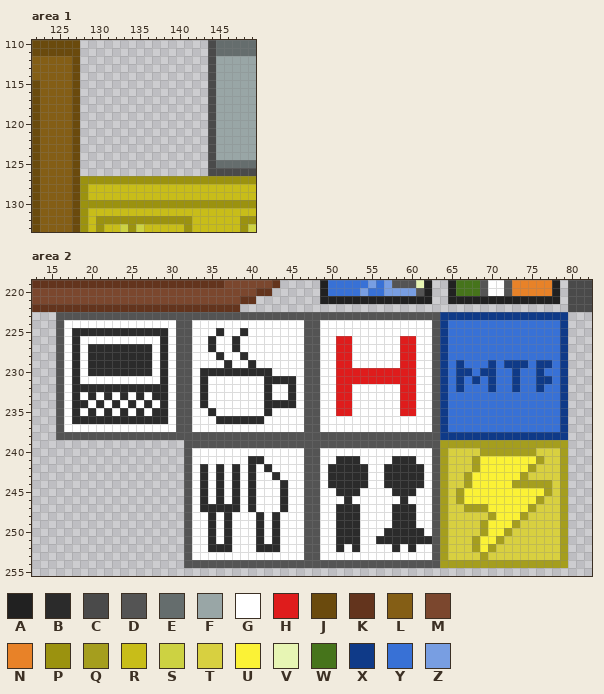
A pixel-art file gets an edit: Art/Pixel Art/ASE/Tiles/Environment Addons.ase. That is the earlier state.
256x256 pixels, 1 frame. Colours within 5 levels of each other are drawn and written as one. Shown: area 1: x 122..149, y 110..133; area 2: x 13..82, y 219..255. The commit also changed other parts of the picture, which this record leaves out.
Palette (. is transparent): A #212121  B #2b2b2b  C #4a4a4a  D #545454  E #656d6d  F #99a6a6  G #ffffff  H #df1c1c  J #6a4a0d  K #63341d  L #845e15  M #7b472e  N #e88228  P #9b920f  Q #a59e1e  R #c8bd19  S #cdd242  T #d8d040  U #fbf236  V #e7f5b4  W #46741b  X #0f3a88  Y #3871d6  Z #789ee2
Pixels before, area 1, first column x 122:
110 JJJJJJ................CEEEEE
111 JJJJJJ................CEEEEE
112 LLLLLJ................CFFFFF
113 LLLLLJ................CFFFFF
114 LLLLLJ................CFFFFF
115 JLLLLJ................CFFFFF
116 JLLLLJ................CFFFFF
117 JLLLLJ................CFFFFF
118 JLLLLJ................CFFFFF
119 JLLLLJ................CFFFFF
120 JLLLLJ................CFFFFF
121 JLLLLJ................CFFFFF
122 JLLLLJ................CFFFFF
123 JLLLLJ................CFFFFF
124 JLLLLJ................CFFFFF
125 JLLLLJ................CEEEEE
126 JLLLLJ................CCCCCC
127 JLLLLJPPPPPPPPPPPPPPPPPPPPPP
128 JLLLLJPRRRRRRRRRRRRRRRRRRRRR
129 JLLLLJPRRRRRRRRRRRRRRRRRRRRR
130 JLLLLJPPPPPPPPPPPPPPPPPPPPPP
131 JLLLLJPRRRRRRRRRRRRRRRRRRRRR
132 JLLLLJPRPPPPPPPPPPPPRRRRRRPP
133 JLLLLJPRPRRSPSRRRRRPRRRRRRPS
Pixels before, area 2 (only the part around the change), first column x 13:
219 KKKKKKKKKKKKKKKKKKKKKKKKMMMMMMK.....AYYYYYZYZDDDVA..AWWWDGGDNNNNNA.CCC
220 MMMMMMMMMMMMMMMMMMMMMMMMMMMMKK......AYYYYZYYZZZZDA..AWWWDGGDNNNNNA.CCC
221 MMMMMMMMMMMMMMMMMMMMMMMMMMKK........AAAAAAAAAAAAAA..AAAAAAAAAAAAAA.CCC
222 KKKKKKKKKKKKKKKKKKKKKKKKKK.........................................CCC
223 ...DDDDDDDDDDDDDDDDDDDDDDDDDDDDDDDDDDDDDDDDDDDDDDDDXXXXXXXXXXXXXXXX...
224 ...DGGGGGGGGGGGGGGDDGGGGGGGGGGGGGGDDGGGGGGGGGGGGGGDXYYYYYYYYYYYYYYX...
225 ...DGBBBBBBBBBBBBGDDGGGBGGBGGGGGGGDDGGGGGGGGGGGGGGDXYYYYYYYYYYYYYYX...
226 ...DGBGGGGGGGGGGBGDDGGBGGBGGGGGGGGDDGGHHGGGGGGHHGGDXYYYYYYYYYYYYYYX...
227 ...DGBGBBBBBBBBGBGDDGGBGGBGGGGGGGGDDGGHHGGGGGGHHGGDXYYYYYYYYYYYYYYX...
228 ...DGBGBBBBBBBBGBGDDGGGBGGBGGGGGGGDDGGHHGGGGGGHHGGDXYYYYYYYYYYYYYYX...
229 ...DGBGBBBBBBBBGBGDDGGGGBGGBGGGGGGDDGGHHGGGGGGHHGGDXYXYYYXYXXXYXXYX...
230 ...DGBGBBBBBBBBGBGDDGBBBBBBBBBGGGGDDGGHHHHHHHHHHGGDXYXXYXXYYXYYXYYX...
231 ...DGBGGGGGGGGGGBGDDGBGGGGGGGBBBBGDDGGHHHHHHHHHHGGDXYXYXYXYYXYYXXYX...
232 ...DGBBBBBBBBBBBBGDDGBGGGGGGGBGGBGDDGGHHGGGGGGHHGGDXYXYYYXYYXYYXYYX...
233 ...DGBGBGBGBGBGBBGDDGBGGGGGGGBGGBGDDGGHHGGGGGGHHGGDXYYYYYYYYYYYYYYX...
234 ...DGBBGBGBGBGBGBGDDGBGGGGGGGBBBBGDDGGHHGGGGGGHHGGDXYYYYYYYYYYYYYYX...
235 ...DGBGBGBGBGBGBBGDDGGBGGGGGGBGGGGDDGGHHGGGGGGHHGGDXYYYYYYYYYYYYYYX...
236 ...DGBBBBBBBBBBBBGDDGGGBBBBBBGGGGGDDGGGGGGGGGGGGGGDXYYYYYYYYYYYYYYX...
237 ...DGGGGGGGGGGGGGGDDGGGGGGGGGGGGGGDDGGGGGGGGGGGGGGDXYYYYYYYYYYYYYYX...
238 ...DDDDDDDDDDDDDDDDDDDDDDDDDDDDDDDDDDDDDDDDDDDDDDDDXXXXXXXXXXXXXXXX...
239 ...................DDDDDDDDDDDDDDDDDDDDDDDDDDDDDDDDQQQQQQQQQQQQQQQQ...
240 ...................DGGGGGGGGGGGGGGDDGGGGGGGGGGGGGGDQTTTTQQQQQQQTTTQ...
241 ...................DGGGGGGGBBGGGGGDDGGBBBGGGGBBBGGDQTTTQUUUUUUUQTTQ...
242 ...................DGBGBGBGBGBGGGGDDGBBBBBGGBBBBBGDQTTTQUUUUUUQTTTQ...
243 ...................DGBGBGBGBGGBGGGDDGBBBBBGGBBBBBGDQTTQUUUUUUQTTTTQ...
244 ...................DGBGBGBGBGGGBGGDDGBBBBBGGBBBBBGDQTTQUUUUUQQQQQTQ...
245 ...................DGBGBGBGBGGGBGGDDGGBBBGGGGBBBGGDQTQUUUUUUUUUUQTQ...
246 ...................DGBGBGBGBGGGBGGDDGGGBGGGGGGBGGGDQTQUUUUUUUUUQTTQ...
247 ...................DGBBBBBGBGGGBGGDDGGBBBGGGGBBBGGDQTTQQQUUUUUQTTTQ...
248 ...................DGGBGBGGGBGBGGGDDGGBBBGGGGBBBGGDQTTTTTQUUUQTTTTQ...
249 ...................DGGBGBGGGBGBGGGDDGGBBBGGGGBBBGGDQTTTTQUUUQTTTTTQ...
250 ...................DGGBGBGGGBGBGGGDDGGBBBGGGBBBBBGDQTTTTQUUQTTTTTTQ...
251 ...................DGGBGBGGGBGBGGGDDGGBBBGGBBBBBBBDQTTTQUUQTTTTTTTQ...
252 ...................DGGBBBGGGBBBGGGDDGGBGBGGGGBGBGGDQTTTQUQTTTTTTTTQ...
253 ...................DGGGGGGGGGGGGGGDDGGGGGGGGGGGGGGDQTTTTQTTTTTTTTTQ...
254 ...................DDDDDDDDDDDDDDDDDDDDDDDDDDDDDDDDQQQQQQQQQQQQQQQQ...
255 ......................................................................
The result:
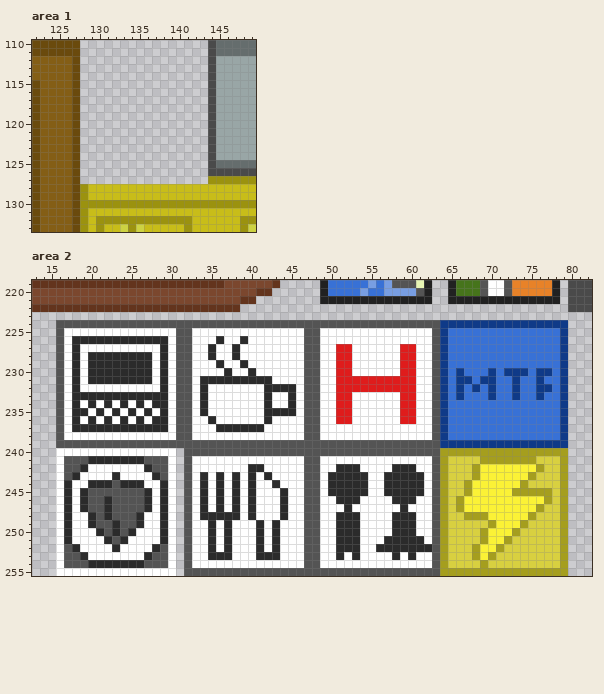
From old to new:
Area 1:
y 127: x 128..143 PPPPPPPPPPPPPPPP -> ................
Area 2:
y 223: x 16..79 DDDDDDDDDDDDDDDDDDDDDDDDDDDDDDDDDDDDDDDDDDDDDDDDXXXXXXXXXXXXXXXX -> ................................................................
y 224: x 17..30 GGGGGGGGGGGGGG -> DDDDDDDDDDDDDD; x 33..46 GGGGGGGGGGGGGG -> DDDDDDDDDDDDDD; x 49..62 GGGGGGGGGGGGGG -> DDDDDDDDDDDDDD; x 65..78 YYYYYYYYYYYYYY -> XXXXXXXXXXXXXX
y 225: x 18..29 BBBBBBBBBBBB -> GGGGGGGGGGGG; x 36 B -> G; x 39 B -> G
y 226: x 19..28 GGGGGGGGGG -> BBBBBBBBBB; x 35..36 BG -> GB; x 38..39 BG -> GB; x 51..52 HH -> GG; x 59..60 HH -> GG
y 227: x 20..27 BBBBBBBB -> GGGGGGGG
y 228: x 35..36 GB -> BG; x 38..39 GB -> BG
y 229: x 36..37 GB -> BG; x 39..40 GB -> BG; x 66 X -> Y; x 70 X -> Y; x 72..74 XXX -> YYY; x 76..77 XX -> YY
y 230: x 34..36 BBB -> GGG; x 38..39 BB -> GG; x 41..42 BB -> GG; x 53..58 HHHHHH -> GGGGGG; x 67 X -> Y; x 69 X -> Y; x 72 Y -> X; x 74 Y -> X; x 77 Y -> X
y 231: x 20..27 GGGGGGGG -> BBBBBBBB; x 35..41 GGGGGGG -> BBBBBBB; x 43..45 BBB -> GGG; x 67..69 YXY -> XYX; x 77 X -> Y
y 232: x 19..28 BBBBBBBBBB -> GGGGGGGGGG; x 43..44 GG -> BB; x 53..58 GGGGGG -> HHHHHH; x 68 Y -> X; x 77 Y -> X
y 233: x 19 G -> B; x 21 G -> B; x 23 G -> B; x 25 G -> B; x 27 G -> B; x 66 Y -> X; x 70 Y -> X; x 73 Y -> X; x 76 Y -> X
y 234: x 19..28 BGBGBGBGBG -> GBGBGBGBGB; x 43..44 BB -> GG
y 235: x 19..28 GBGBGBGBGB -> BGBGBGBGBG; x 34..35 GB -> BG; x 43..45 GGG -> BBB
y 236: x 19 B -> G; x 21 B -> G; x 23 B -> G; x 25 B -> G; x 27 B -> G; x 35..42 GBBBBBBG -> BGGGGGGB; x 51..52 GG -> HH; x 59..60 GG -> HH
y 237: x 18..29 GGGGGGGGGGGG -> BBBBBBBBBBBB; x 36..41 GGGGGG -> BBBBBB
y 238: x 17..30 DDDDDDDDDDDDDD -> GGGGGGGGGGGGGG; x 33..46 DDDDDDDDDDDDDD -> GGGGGGGGGGGGGG; x 49..62 DDDDDDDDDDDDDD -> GGGGGGGGGGGGGG; x 65..78 XXXXXXXXXXXXXX -> YYYYYYYYYYYYYY
y 239: x 16..31 ................ -> DDDDDDDDDDDDDDDD; x 64..79 QQQQQQQQQQQQQQQQ -> XXXXXXXXXXXXXXXX
y 240: x 16..30 ............... -> GGGGGGGGGGGGGGG; x 33..46 GGGGGGGGGGGGGG -> DDDDDDDDDDDDDD; x 49..62 GGGGGGGGGGGGGG -> DDDDDDDDDDDDDD; x 65..68 TTTT -> QQQQ; x 76..78 TTT -> QQQ
y 241: x 16..30 ............... -> GDDDBBBBBBBDDDG; x 40..41 BB -> GG; x 51..53 BBB -> GGG; x 58..60 BBB -> GGG; x 68..76 QUUUUUUUQ -> TQQQQQQQT
y 242: x 16..30 ............... -> GDDBGGGGGGGBDDG; x 34 B -> G; x 36 B -> G; x 38 B -> G; x 41..42 GB -> BG; x 50 B -> G; x 54 B -> G; x 57 B -> G; x 61 B -> G; x 75..76 QT -> UQ
y 243: x 16..30 ............... -> GDBGGGGBGGGGBDG; x 42..43 GB -> BG; x 67..68 QU -> TQ; x 74..75 QT -> UQ
y 244: x 16..30 ............... -> GBGGBBBDBBBGGBG; x 43..44 GB -> BG; x 73 Q -> U; x 75..77 QQQ -> TTT
y 245: x 16..30 ............... -> GBGBDDDDDDDBGBG; x 50 G -> B; x 54 G -> B; x 57 G -> B; x 61 G -> B; x 66..67 QU -> TQ; x 73..76 UUUU -> QQQQ
y 246: x 16..30 ............... -> GBGBDDBDDDDBGBG; x 51 G -> B; x 53 G -> B; x 58 G -> B; x 60 G -> B; x 76..77 QT -> UQ
y 247: x 16..30 ............... -> GBGBDDBDDDDBGBG; x 35 B -> G; x 37 B -> G; x 51 B -> G; x 53 B -> G; x 58 B -> G; x 60 B -> G; x 66..69 TQQQ -> QUUU; x 75..76 QT -> UQ
y 248: x 16..30 ............... -> GBGGBDBDDDBGGBG; x 34 G -> B; x 36 G -> B; x 38 G -> B; x 40..41 GB -> BG; x 43..44 BG -> GB; x 67..70 TTTQ -> QQQU; x 74..75 QT -> UQ
y 249: x 16..30 ............... -> GBGGBDDBDDBGGBG; x 69..70 QU -> TQ; x 73..74 QT -> UQ
y 250: x 16..30 ............... -> GBGGGBDBDBGGGBG; x 57 B -> G; x 61 B -> G; x 72..73 QT -> UQ
y 251: x 16..30 ............... -> GBGGGGBDBGGGGBG; x 56 B -> G; x 62 B -> G; x 68..69 QU -> TQ; x 71..72 QT -> UQ
y 252: x 16..30 ............... -> GDBGGGGBGGGGBDG; x 36 B -> G; x 42 B -> G; x 52 G -> B; x 56..57 GG -> BB; x 59 G -> B; x 61..62 GG -> BB; x 70..71 QT -> UQ
y 253: x 16..30 ............... -> GDDBGGGGGGGBDDG; x 35..37 GGG -> BBB; x 41..43 GGG -> BBB; x 51 G -> B; x 53 G -> B; x 58 G -> B; x 60 G -> B; x 68..70 TQT -> QUQ
y 254: x 16..30 ............... -> GDDDBBBBBBBDDDG; x 33..46 DDDDDDDDDDDDDD -> GGGGGGGGGGGGGG; x 49..62 DDDDDDDDDDDDDD -> GGGGGGGGGGGGGG; x 65..68 QQQQ -> TTTT; x 70..78 QQQQQQQQQ -> TTTTTTTTT
y 255: x 16..30 ............... -> GGGGGGGGGGGGGGG; x 32..79 ................................................ -> DDDDDDDDDDDDDDDDDDDDDDDDDDDDDDDDQQQQQQQQQQQQQQQQ
